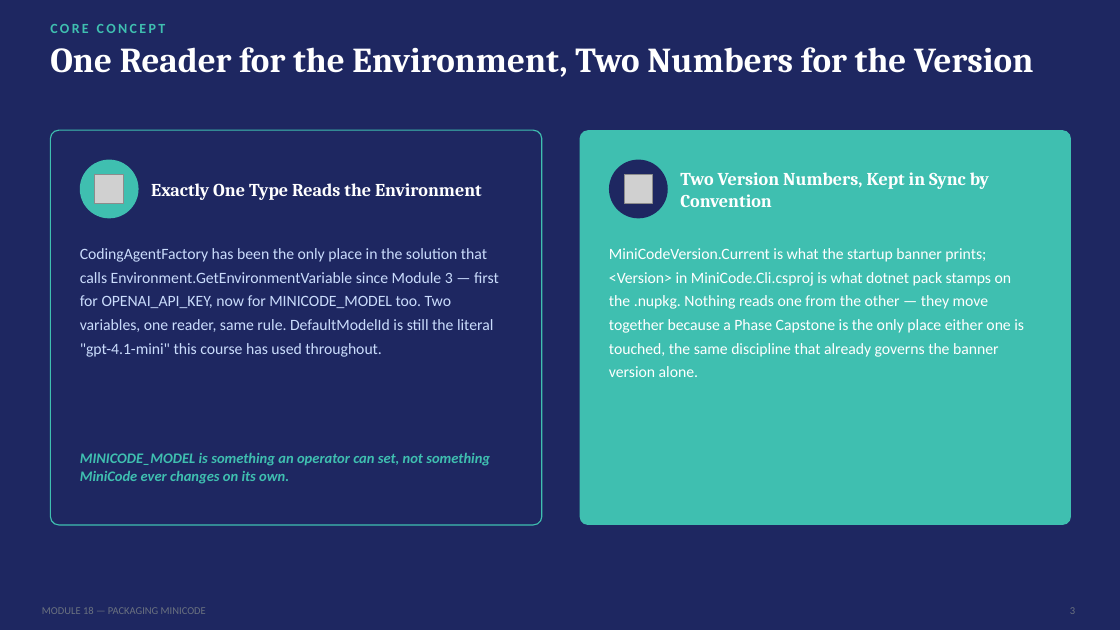
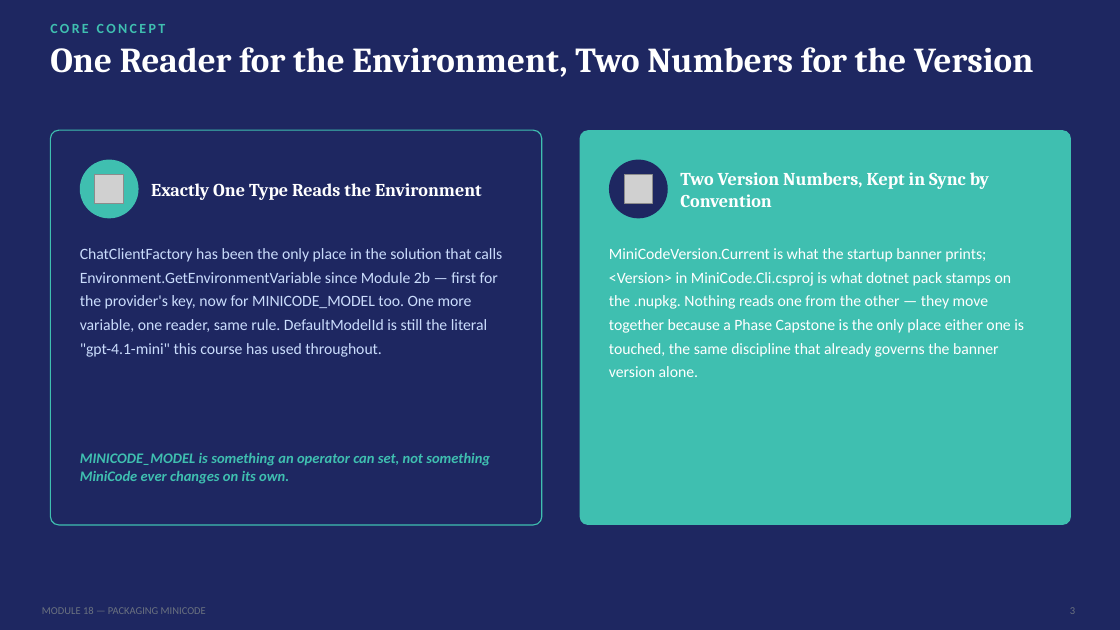
Before and after one commit to SeattleDiver/MAF-MiniCode, a slide deck: slide 3 of Projects/Module18-PackagingMiniCode/Module18 - Packaging MiniCode.pptx. Drawn at 1120x630 pixels with LibreOffice and Linux fonts; fonts in the diff are those of the drawing; grey boxes stand for pictures. Boxes give left, top, right and bottom in pixels: in the first picture for what was removed or moved away, otherwise in the second. Text is boxed around its words. In the diff, an @@ line names an element or a change of style, - is before the commit and + after.

```diff
--- a/Projects/Module18-PackagingMiniCode/Module18 - Packaging MiniCode.pptx
+++ b/Projects/Module18-PackagingMiniCode/Module18 - Packaging MiniCode.pptx
@@ text at [80, 248, 502, 357]: text changed @@
-CodingAgentFactory has been the only place in the solution that calls Environment.GetEnvironmentVariable since Module 3 — first for OPENAI_API_KEY, now for MINICODE_MODEL too. Two variables, one reader, same rule. DefaultModelId is still the literal "gpt-4.1-mini" this course has used throughout.
+ChatClientFactory has been the only place in the solution that calls Environment.GetEnvironmentVariable since Module 2b — first for the provider's key, now for MINICODE_MODEL too. One more variable, one reader, same rule. DefaultModelId is still the literal "gpt-4.1-mini" this course has used throughout.
```
Also in this commit, not shown: 1 other slide changed, 56 other files.
